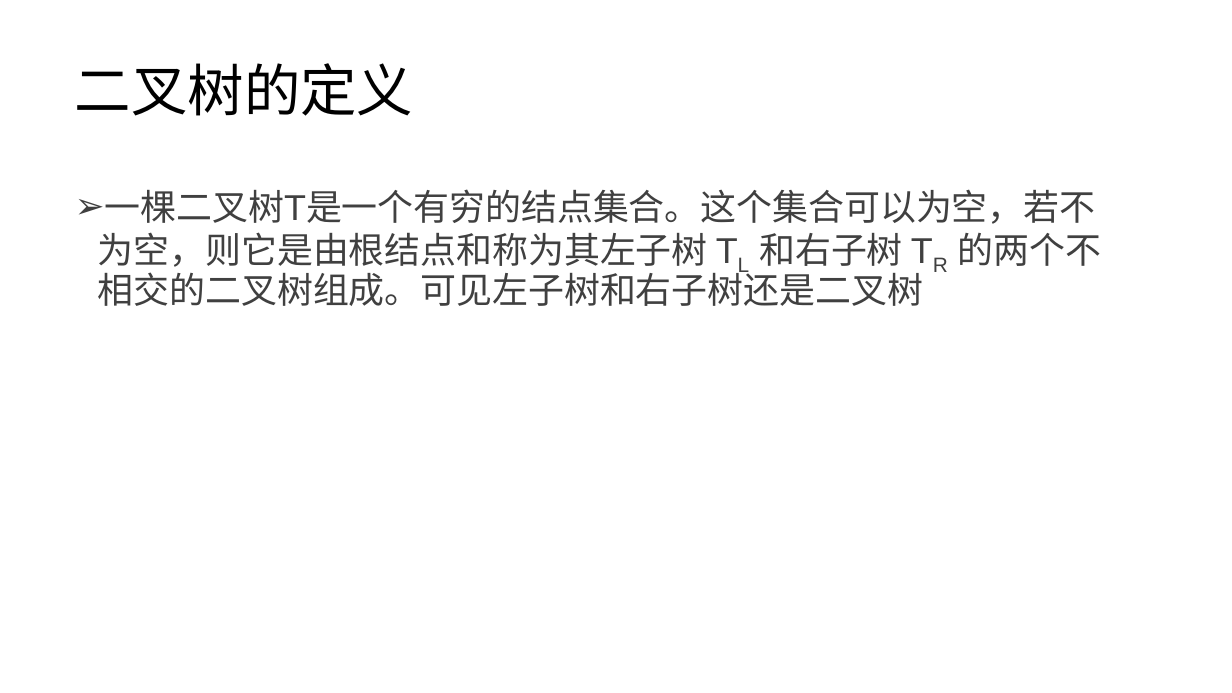
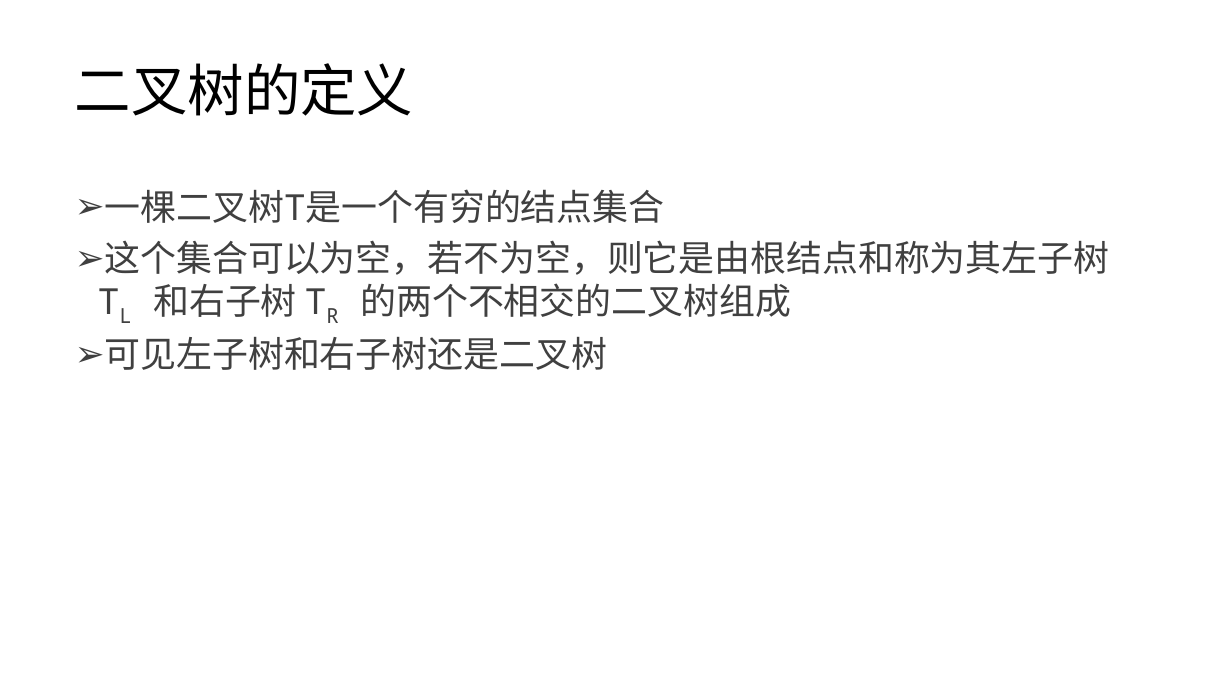
Before and after one commit to lezhang-thu/data-structure, a slide deck: slide 6 of tree/2022秋季-数据结构-第4章-树a.pptx. Drawn at 1232x693 pixels with LibreOffice and Linux fonts; fonts in the diff are those of the drawing. Boxes give left, top, right and bottom in pixels: in the first picture for what was removed or moved away, otherwise in the second. Text is boxed around its words. In the diff, an @@ line names an element or a change of style, - is before the commit and + after.

```diff
--- a/tree/2022秋季-数据结构-第4章-树a.pptx
+++ b/tree/2022秋季-数据结构-第4章-树a.pptx
@@ text at [105, 189, 1110, 370]: text changed; font Arial to Noto Sans Mono @@
-➢ 一棵二叉树T是一个有穷的结点集合。这个集合可以为空，若不为空，则它是由根结点和称为其左子树 TL 和右子树 TR 的两个不相交的二叉树组成。可见左子树和右子树还是二叉树
+➢ 一棵二叉树T是一个有穷的结点集合
+➢ 这个集合可以为空，若不为空，则它是由根结点和称为其左子树 TL 和右子树 TR 的两个不相交的二叉树组成
+➢ 可见左子树和右子树还是二叉树
```
Also in this commit, not shown: 13 other slides changed, 2 other files.
